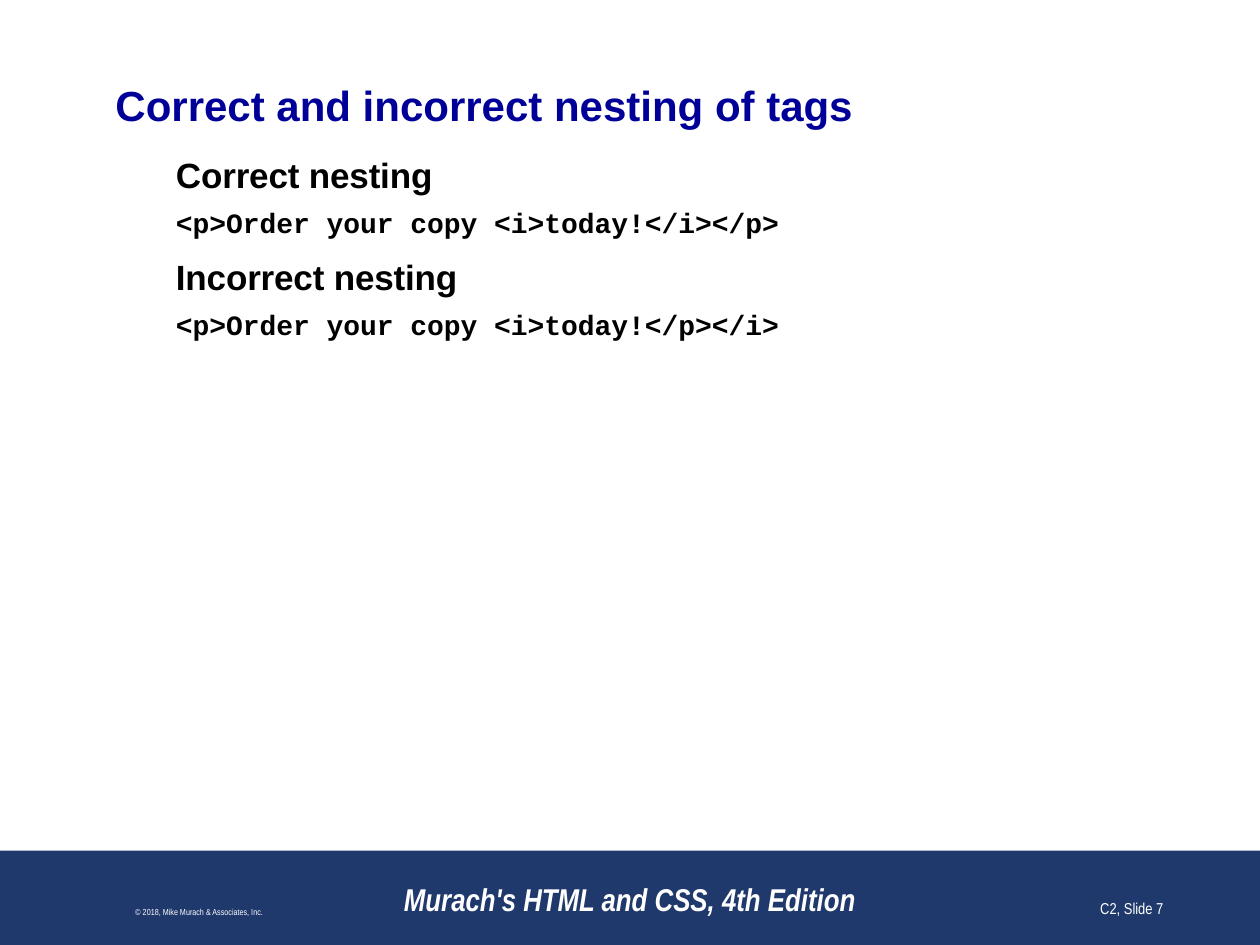
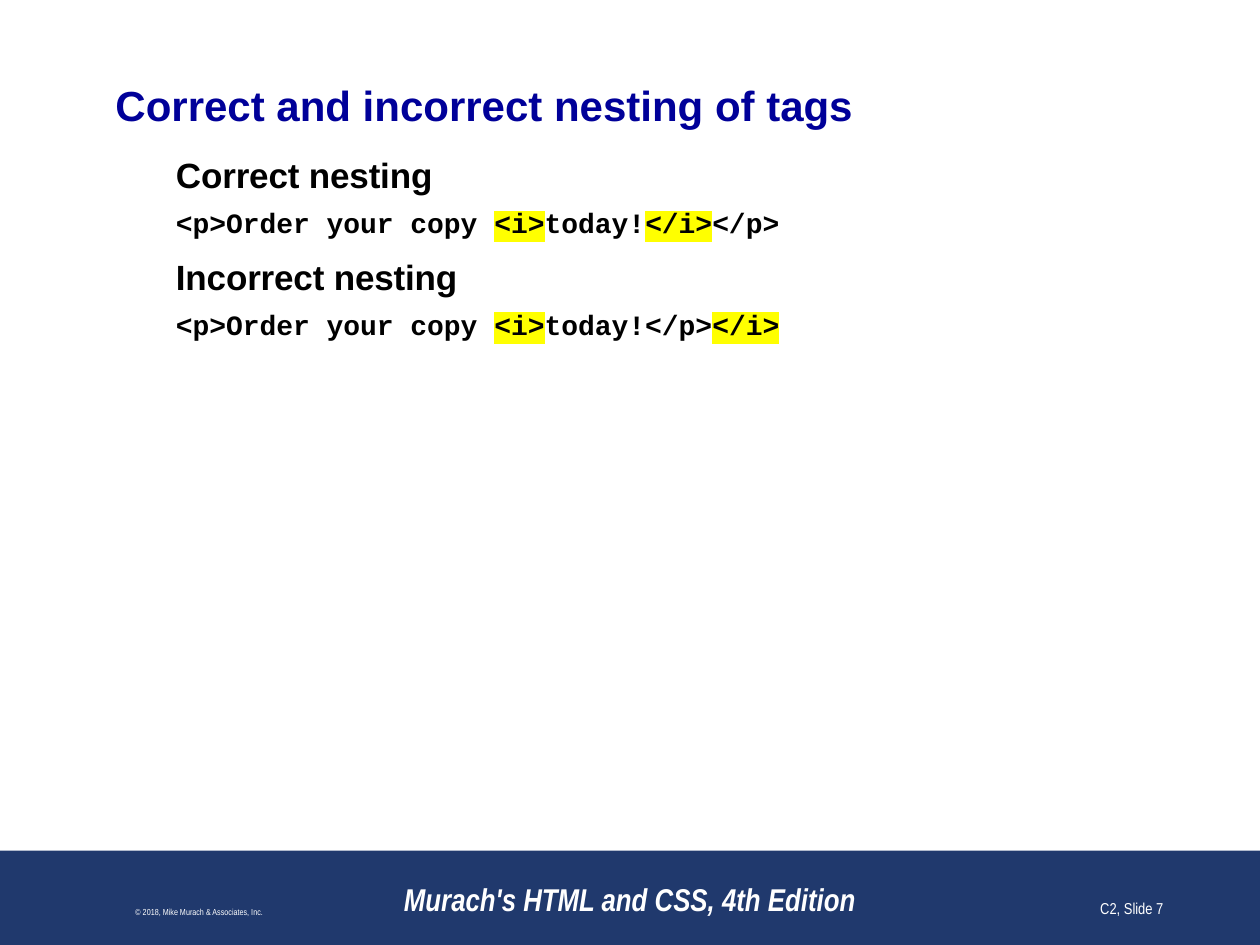
Before and after one commit to paulsmithkc/awd1000_base_lab_and_homework, a slide deck: slide 7 of murach_html_4e/slides/Chapter 2 slides.pptx. Drawn at 1260x945 pixels with LibreOffice and Linux fonts; fonts in the diff are those of the drawing; background and template pictures are left out. Boxes give left, top, right and bottom in pixels: in the first picture for what was removed or moved away, otherwise in the second. Text is boxed around its words. In the diff, an @@ line names an element or a change of style, - is before the commit and + after.

```diff
--- a/murach_html_4e/slides/Chapter 2 slides.pptx
+++ b/murach_html_4e/slides/Chapter 2 slides.pptx
@@ text at <box>176,214,779,343</box>: highlight none to #FFFF00 in "<i>today!</i></p>", "<i>today!</p></i>" @@
```
Also in this commit, not shown: 2 other slides changed, 2 slides added, 2 other files.
